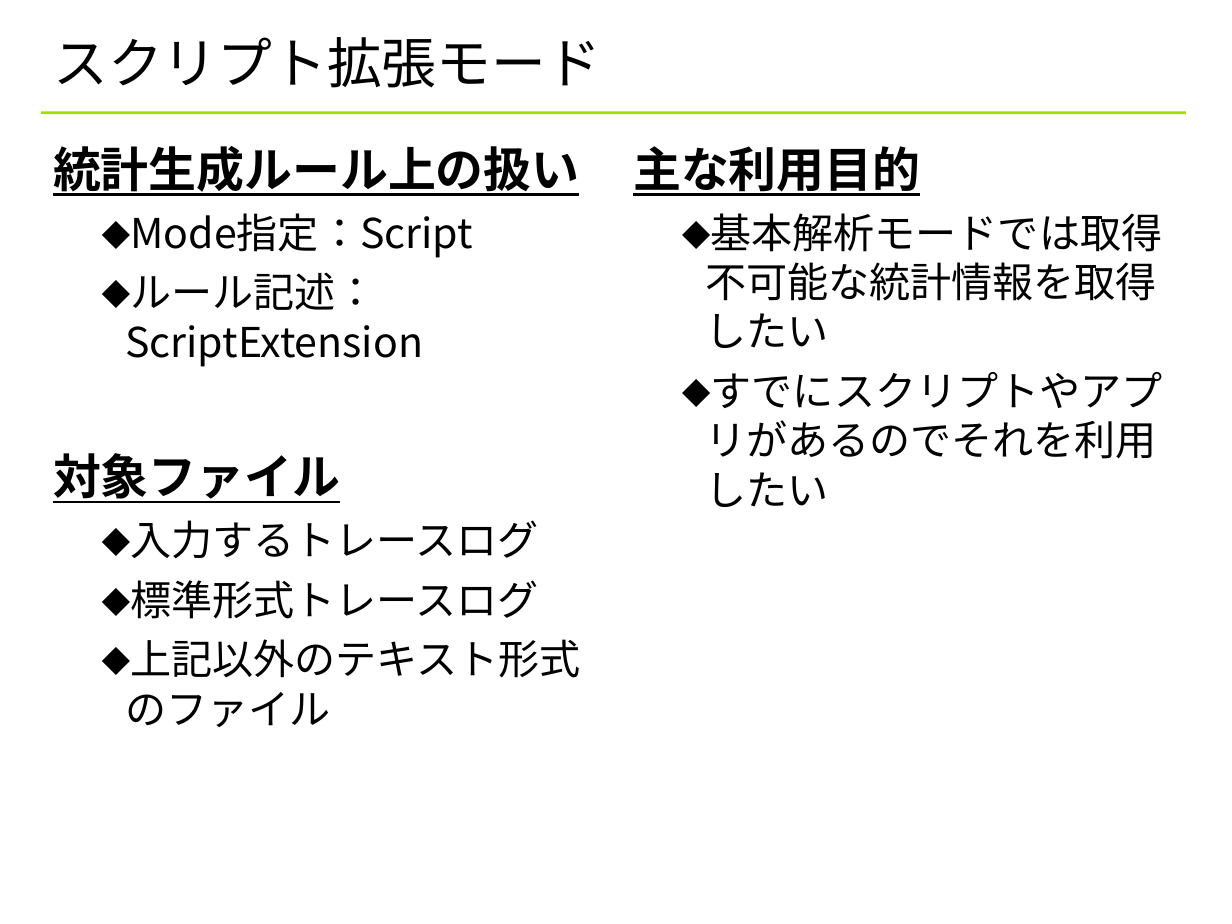
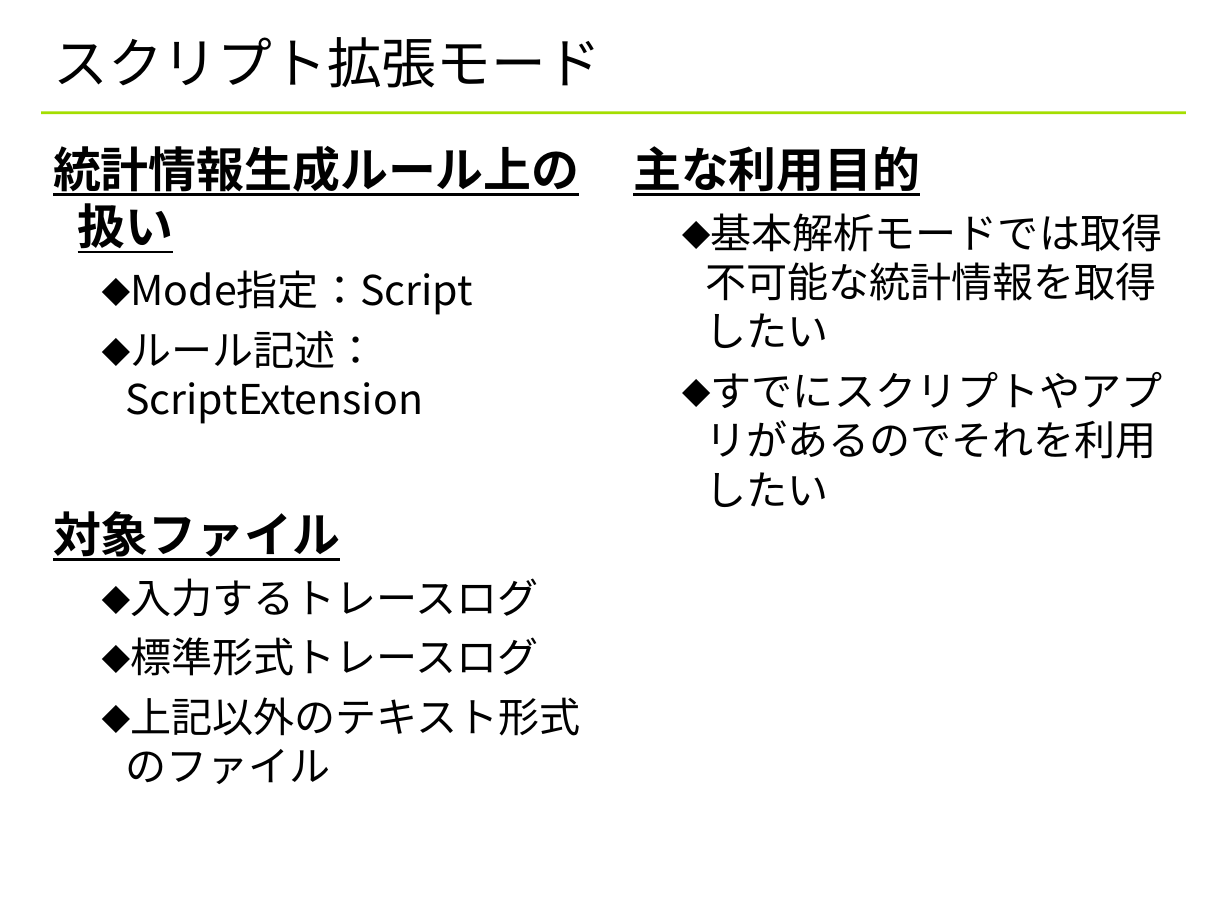
Before and after one commit to YixiaoLi/tlv4mc, a slide deck: slide 27 of doc/statistics_viewer_manual.ppt. Drawn at 1232x924 pixels with LibreOffice and Linux fonts; fonts in the diff are those of the drawing; background and template pictures are left out. Boxes give left, top, right and bottom in pixels: in the first picture for what was removed or moved away, otherwise in the second. Text is boxed around its words. In the diff, an @@ line names an element or a change of style, - is before the commit and + after.

Commit message:
名前変更：統計生成ルール→統計情報生成ルール ファイル構成の修正

```diff
--- a/doc/statistics_viewer_manual.ppt
+++ b/doc/statistics_viewer_manual.ppt
@@ text at (x1=53, y1=146, x2=579, y2=253): text changed @@
-統計生成ルール上の扱い
+統計情報生成ルール上の扱い
```
Also in this commit, not shown: 15 other slides changed, 1 other file.
